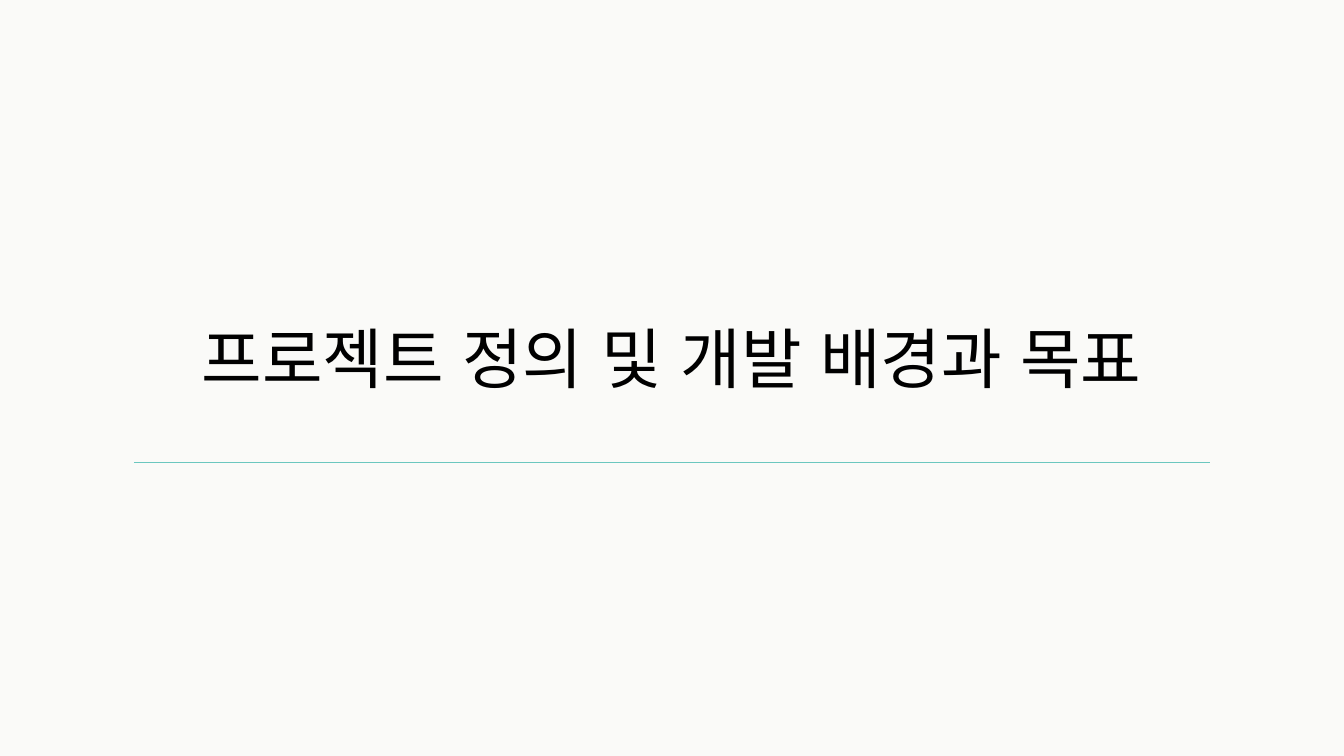
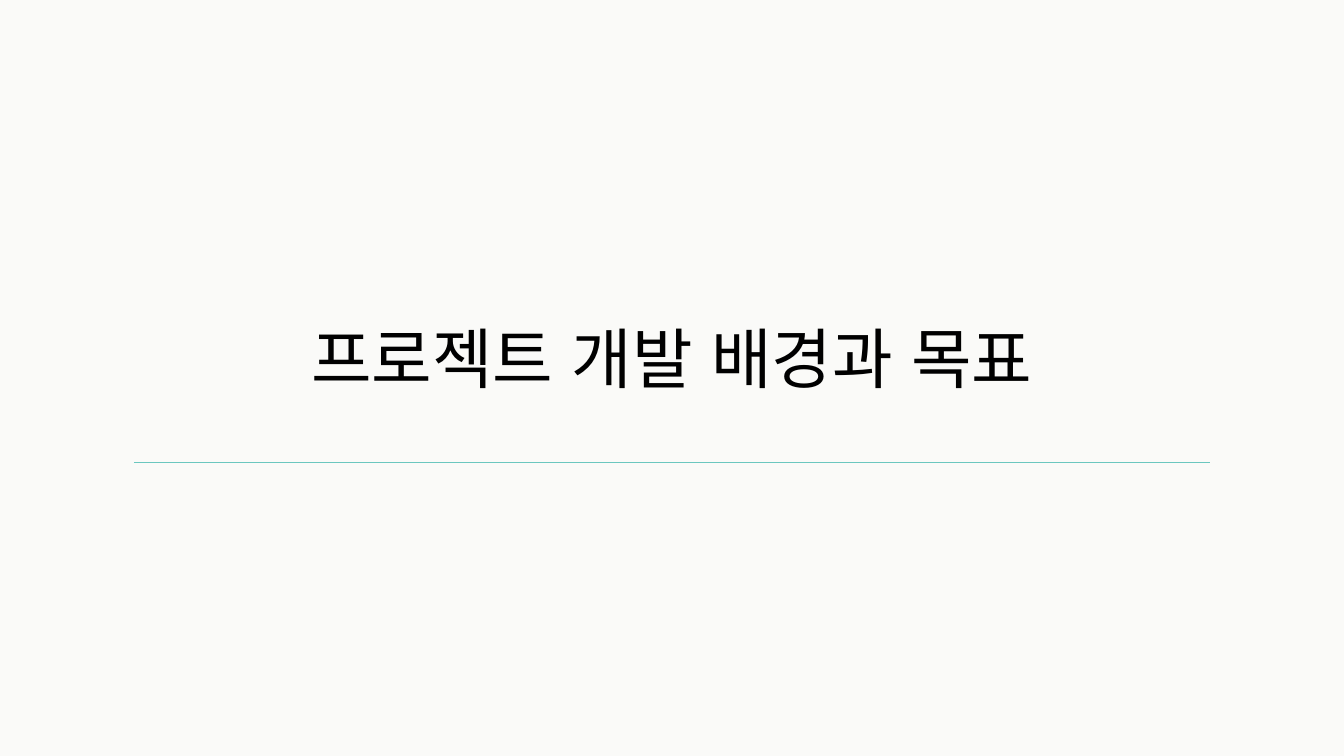
Before and after one commit to Team-Achi/Docs, a slide deck: slide 3 of PPT/캡스톤디자인_14주차_최종데모_5조.pptx. Drawn at 1344x756 pixels with LibreOffice and Linux fonts; fonts in the diff are those of the drawing. Boxes give left, top, right and bottom in pixels: in the first picture for what was removed or moved away, otherwise in the second. Text is boxed around its words. In the diff, an @@ line names an element or a change of style, - is before the commit and + after.

```diff
--- a/PPT/캡스톤디자인_14주차_최종데모_5조.pptx
+++ b/PPT/캡스톤디자인_14주차_최종데모_5조.pptx
@@ title at <box>311,328,1032,388</box>: text changed @@
-프로젝트 정의 및 개발 배경과 목표
+프로젝트 개발 배경과 목표
```
Also in this commit, not shown: 13 other slides changed, 5 slides added, 8 slides removed, 2 other files.
